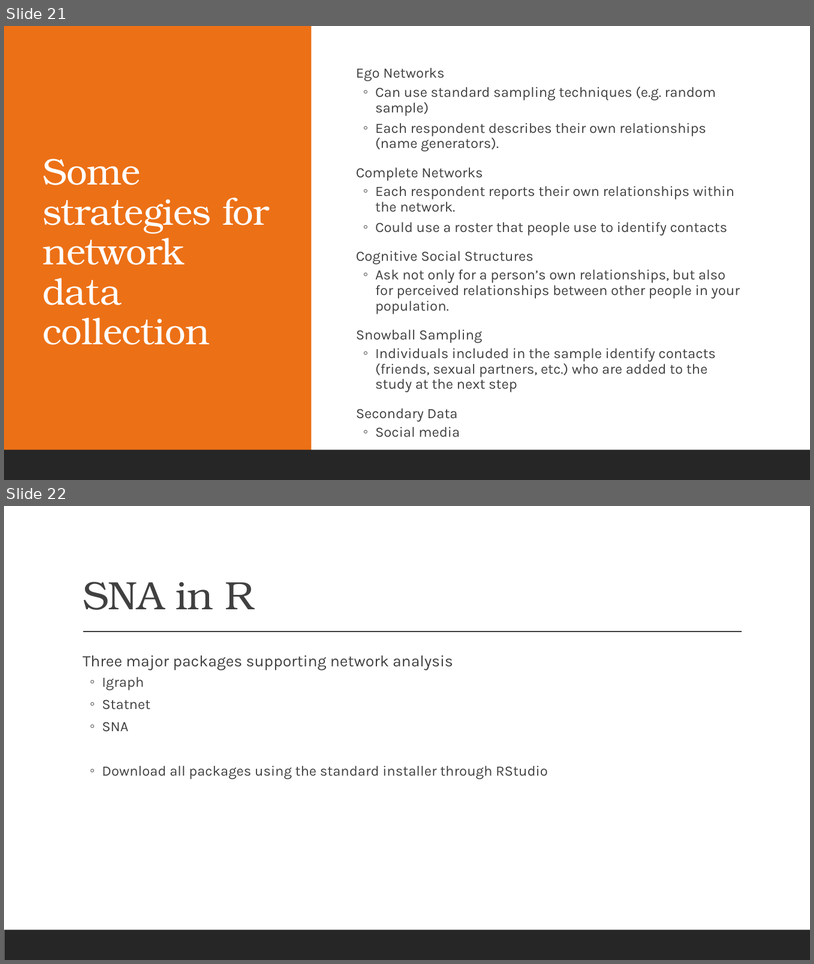
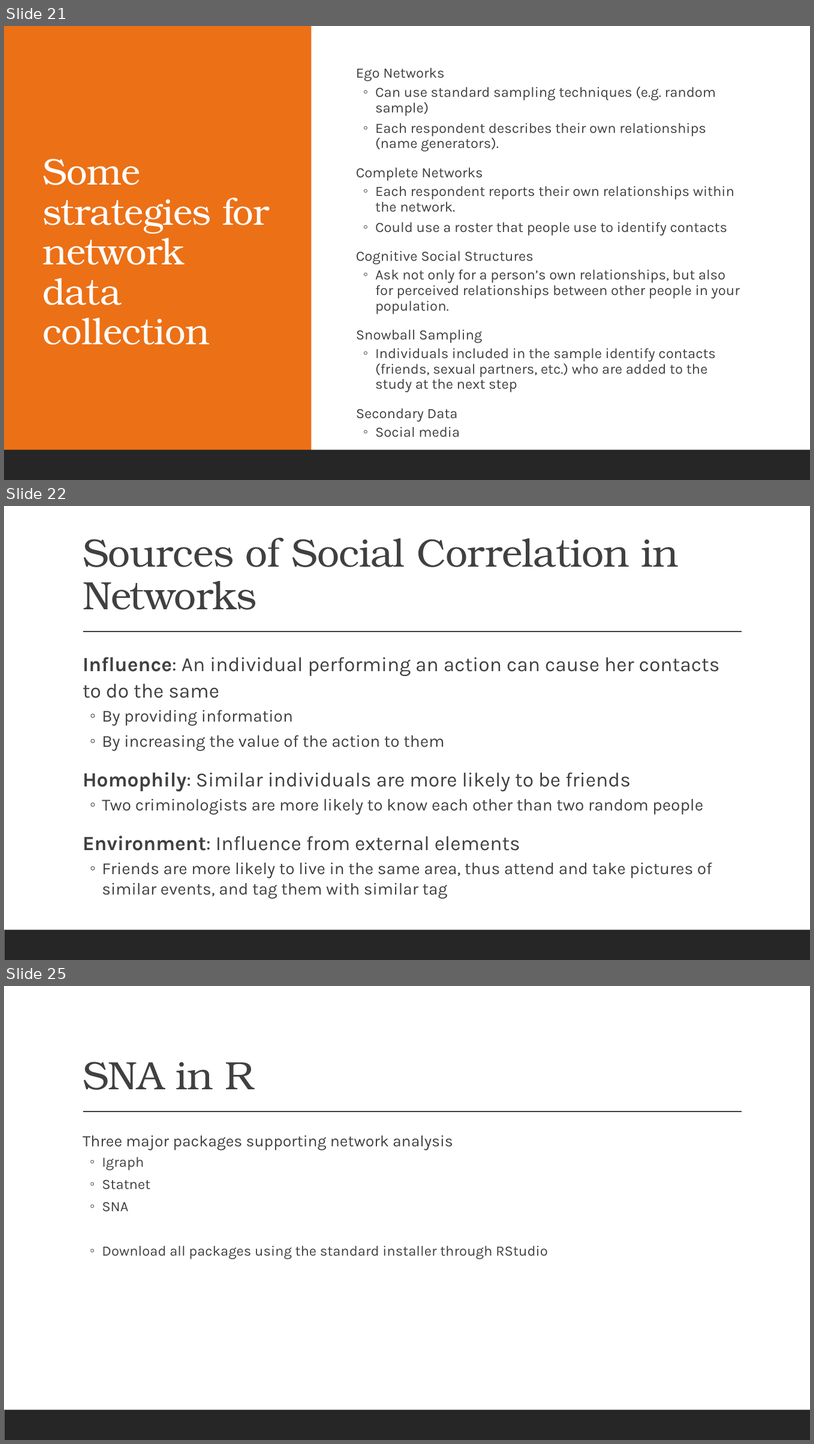
Before and after one commit to elisegia/COC, a slide deck: Day 3.pptx. Shown one above the other, each under a label of ours: slides 21 and 22 before the commit, slides 21, 22 and 25 after it; the slides between them are not shown. The pictures are 814x964 and 814x1444 pixels, drawn with LibreOffice and Linux fonts; fonts in the diff are those of the drawing. Boxes give left, top, right and bottom in pixels: in the first picture for what was removed or moved away, otherwise in the second. Text is boxed around its words. In the diff, an @@ line names an element or a change of style, - is before the commit and + after.

```diff
--- a/Day 3.pptx
+++ b/Day 3.pptx
@@ slide 22 added at (4,506,810,960), background #FFFFFF; not listed: 2 template elements that a slide beside it also shows @@
@@ title added at (83,537,679,610), 47 pt, text #404040 @@
+Sources of Social Correlation in Networks
@@ text added at (83,657,720,898), 20 pt, text #404040 @@
+  Influence: An individual performing an action can cause her contacts to do the same
+  ◦ By providing information
+  ◦ By increasing the value of the action to them
+  Homophily: Similar individuals are more likely to be friends
+  ◦ Two criminologists are more likely to know each other than two random people
+  Environment: Influence from external elements
+  ◦ Friends are more likely to live in the same area, thus attend and take pictures of similar events, and tag them with similar tag
@@ what was slide 22 is now slide 25 @@
```
Also in this commit, not shown: 2 slides changed, 4 other slides added, 2 slides removed, 2 other files.
